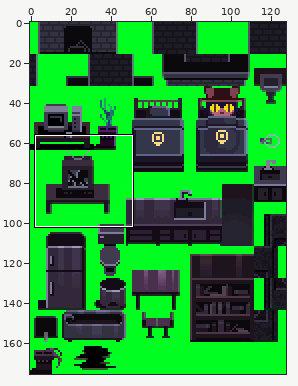
Sprite sheet: src/gfx/tileset_house_fg.png. The first picture is a wide view before the edit; the outline marks the close-up.
Close-up. First the earlier version:
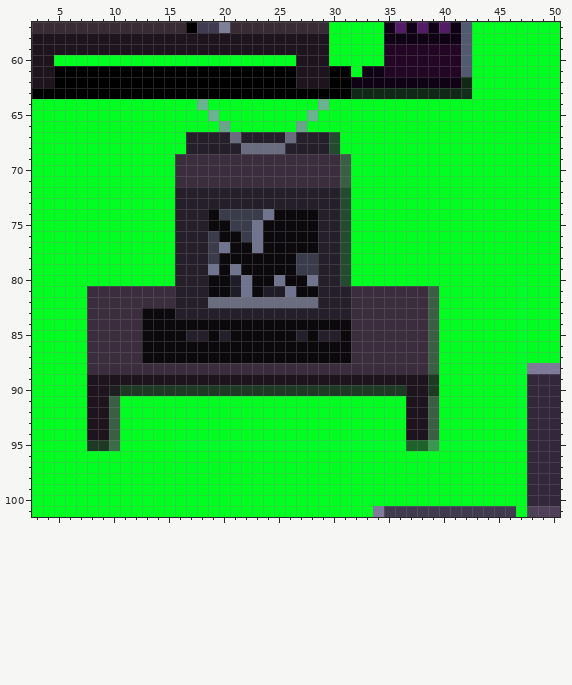
The file is 128x176 pixels. Colours within 5 levels of each other are drawn and written as one. Shown: x 3..50, y 57..101. The commit also changed other parts of the picture, which this record leaves out.
The same view after the edit:
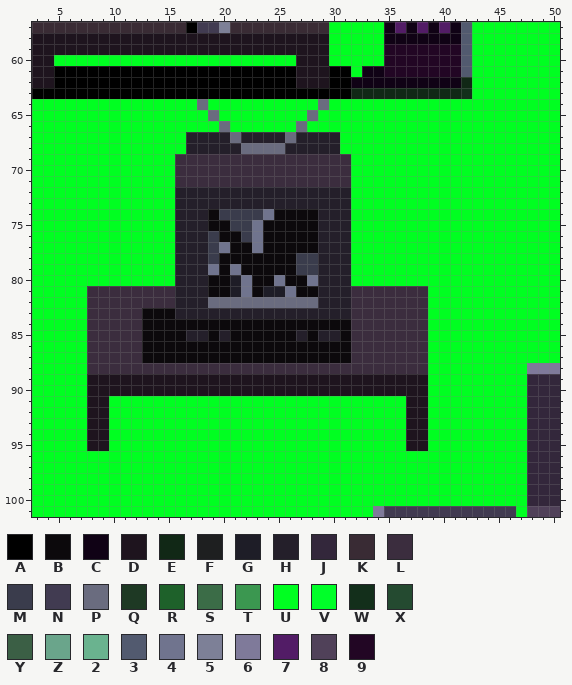
Palette (. is transparent): A #000000  B #0c090c  C #100215  D #1e141e  E #112816  F #1e1f20  G #1e1d27  H #241f2a  J #33273b  K #392b34  L #3b2d3e  M #3a3c4c  N #413b51  P #6a6c7f  Q #1e3924  R #1e612a  S #3b6c47  T #3b9750  U #00ff21  V #00ff29  W #132f1b  X #244a30  Y #3b5f45  Z #6aa58b  2 #6ab38f  3 #525a6f  4 #70748e  5 #7d8097  6 #7f7a9a  7 #521c66  8 #504159  9 #220624
Changes in this commit:
The edit turns colour F into colour D in row 90 at x 10.
The edit turns colour Q into colour D in row 90 at x 11 to 36; in row 95 at x 8 to 9.
The edit turns colour R into colour D in row 95 at x 37 to 38.
The edit turns colour X into colour H in rows 67 to 68 at x 30; in rows 72 to 80 at x 31.
The edit turns colour Y into colour L in rows 69 to 71 at x 31.
The edit turns colour 2 into colour P in row 64 at x 18 and 29; in row 65 at x 19 and 28.
The edit turns colour Z into colour P in row 66 at x 20 and 27.
The edit turns colour Q into colour U in rows 89 to 90 at x 39.
The edit turns colour S into colour U in row 95 at x 10.
The edit turns colour T into colour U in row 95 at x 39.
The edit turns colour V into colour U in rows 80 to 94 at x 47; in row 95 at x 16 to 36 and 40 to 47.
The edit turns colour Y into colour U in rows 81 to 88 at x 39; in rows 91 to 94 at x 10 and 39.
Changed places in both close-ups, as pixel boxes (x1, y1, x2, y2):
changed: (87, 99, 527, 451)
